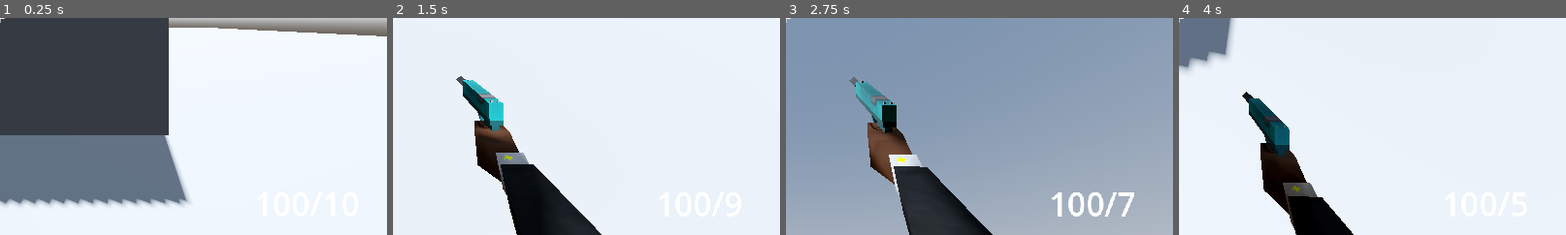
Above: before the commit, frames 1-4 (left to right).
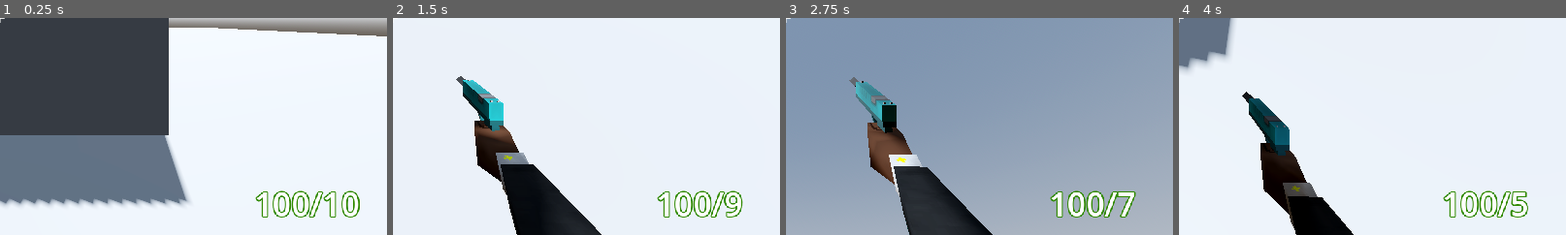
Above: after the commit, the same moments.

Repository: TheoLomeuBraga/kill-the-tower-boss
Game: Godot game, scene res://player/test_level.tscn
Two runs of this game, one before a commit and one after it. Both use one fixed random seed, a clock stepped at 60 frames per second and the inputs below. The project has no main scene, so this scene is started directly.
Inputs (mouse positions are % of the whole screen's width and height, from its top left):
- Up to frame 1 (0.25 s): no input
- Up to frame 2 (1.5 s): move the mouse to (72, 45) at 0.52 s; press the mouse at (72, 45) at 0.53 s; hold D (right) 0.53-1.28 s; tap Space (jump) at 0.77 s; move the mouse to (30, 55) at 1.27 s; release the mouse at (30, 55) at 1.28 s; hold S (back) from 1.28 s (still down); tap W (foward) at 1.35 s
- Up to frame 3 (2.75 s): tap Space (jump) at 1.52 s; click (30, 55) at 1.55 s; move the mouse to (60, 28) at 2.02 s; release S (back) at 2.03 s; press the mouse at (60, 28) at 2.03 s; hold D (right) from 2.03 s (still down); tap Down (look_down) at 2.1 s
- Up to frame 4 (4 s): move the mouse to (45, 70) at 2.77 s; release the mouse at (45, 70) at 2.78 s; tap Left (look_left) at 2.85 s; tap Space (jump) at 3.02, 3.77 s; click (45, 70) at 3.05 s; move the mouse to (80, 65) at 3.52 s; release D (right) at 3.53 s; press the mouse at (80, 65) at 3.53 s; hold A (left) from 3.53 s (still down); tap Right (look_right) at 3.6 s
The pictures show only the part of the screen within x 50-100%, y 50-100%; the shares and areas given below are measured in that part.

The runs differ from the first frame. In frame 1, 1.2% of the frame differs, in the area x 65-93%, y 79-92%; in frame 2, 1.0%; in frame 3, 0.9%; in frame 4, 1.0%.

Commit message:
reload implementation + pause

Diff:
--- /dev/null
+++ b/menus/pause_menu/pause_menu.gd
@@ -0,0 +1,16 @@
+extends Control
+class_name PauseMenu
+
+func _ready() -> void:
+	visible = false
+
+func _input(event: InputEvent) -> void:
+	if visible:
+		Input.mouse_mode = Input.MouseMode.MOUSE_MODE_VISIBLE
+	else:
+		Input.mouse_mode = Input.MouseMode.MOUSE_MODE_CAPTURED
+
+func _process(delta: float) -> void:
+	if Input.is_action_just_pressed("pause"):
+		visible = not visible
+		get_tree().paused = not get_tree().paused
--- /dev/null
+++ b/menus/pause_menu/pause_menu.tscn
@@ -0,0 +1,31 @@
+[gd_scene format=3 uid="uid://wkjhrg6pd3om"]
+
+[ext_resource type="Script" uid="uid://cst6wjhs5nufi" path="res://menus/pause_menu/pause_menu.gd" id="1_5ndmu"]
+
+[node name="PauseMenu" type="Control" unique_id=242854174]
+process_mode = 3
+texture_filter = 1
+layout_mode = 3
+anchors_preset = 15
+anchor_right = 1.0
+anchor_bottom = 1.0
+grow_horizontal = 2
+grow_vertical = 2
+script = ExtResource("1_5ndmu")
+metadata/_edit_use_anchors_ = true
+
+[node name="CenterContainer" type="CenterContainer" parent="." unique_id=1346927165]
+layout_mode = 1
+anchors_preset = 15
+anchor_right = 1.0
+anchor_bottom = 1.0
+grow_horizontal = 2
+grow_vertical = 2
+metadata/_edit_use_anchors_ = true
+
+[node name="Label" type="Label" parent="CenterContainer" unique_id=1515177138]
+layout_mode = 2
+theme_override_font_sizes/font_size = 64
+text = "[PAUSE]"
+horizontal_alignment = 1
+vertical_alignment = 1
--- a/player/gun_control.gd
+++ b/player/gun_control.gd
@@ -121,10 +121,26 @@
 func reload_ammon() -> void:
 	var ammon_missing : int = current_wepon.ammon_capacity - get_ammon_on_mag(current_wepon)
 
-	set_ammon_on_mag(current_wepon,current_wepon.ammon_capacity)
 	is_reloading = false
 
+	if ammon_inventory[current_wepon.ammon_type] >= current_wepon.ammon_capacity:
+		ammon_inventory[current_wepon.ammon_type] -= current_wepon.ammon_capacity - get_ammon_on_mag(current_wepon)
+		set_ammon_on_mag(current_wepon,current_wepon.ammon_capacity)
+	else:
+		set_ammon_on_mag(current_wepon,get_ammon_on_mag(current_wepon) + ammon_inventory[current_wepon.ammon_type])
+		ammon_inventory[current_wepon.ammon_type] = 0
+
+
+
 func reload() -> void:
+
+	var can_reload : bool = not is_reloading
+	can_reload = can_reload and get_ammon_on_mag(current_wepon) < current_wepon.ammon_capacity
+	can_reload = can_reload and ammon_inventory[current_wepon.ammon_type] > 0
+
+	if not can_reload:
+		return
+
 	player_model.reload()
 	is_reloading = true
 	is_reloading_timer.start(current_wepon.reload_time)
@@ -165,11 +181,10 @@
 
 	sway_gun(delta)
 
-	var can_reload : bool = not is_reloading
-	can_reload = can_reload and get_ammon_on_mag(current_wepon) < current_wepon.ammon_capacity
 
 
-	if Input.is_action_just_pressed("reload") and can_reload:
+
+	if Input.is_action_just_pressed("reload"):
 		reload()
 
 
--- a/player/player.tscn
+++ b/player/player.tscn
@@ -6,6 +6,7 @@
 [ext_resource type="Script" uid="uid://5ihhl4vr45q5" path="res://scripts/gun_info.gd" id="3_qjkh3"]
 [ext_resource type="Script" uid="uid://dsfbwvui8fvt4" path="res://scripts/projectile_info.gd" id="4_qjkh3"]
 [ext_resource type="Script" uid="uid://u7trxdlheisb" path="res://scripts/stats.gd" id="6_g6k8r"]
+[ext_resource type="PackedScene" uid="uid://wkjhrg6pd3om" path="res://menus/pause_menu/pause_menu.tscn" id="7_boad6"]
 
 [sub_resource type="CapsuleShape3D" id="CapsuleShape3D_kqu6x"]
 
@@ -117,6 +118,8 @@
 offset_top = 0.31195068
 grow_horizontal = 2
 grow_vertical = 2
+theme_override_colors/font_outline_color = Color(0.18573517, 0.53868854, 5.7756904e-07, 1)
+theme_override_constants/outline_size = 8
 theme_override_font_sizes/font_size = 48
 text = "999/999"
 horizontal_alignment = 1
@@ -142,3 +145,5 @@
 transform = Transform3D(1, 0, 0, 0, -4.371139e-08, -1, 0, 1, -4.371139e-08, 0, 0, -0.5)
 cast_shadow = 0
 mesh = SubResource("CylinderMesh_qjkh3")
+
+[node name="PauseMenu" parent="." unique_id=242854174 instance=ExtResource("7_boad6")]
Not shown, added: menus/pause_menu/pause_menu.gd.uid
